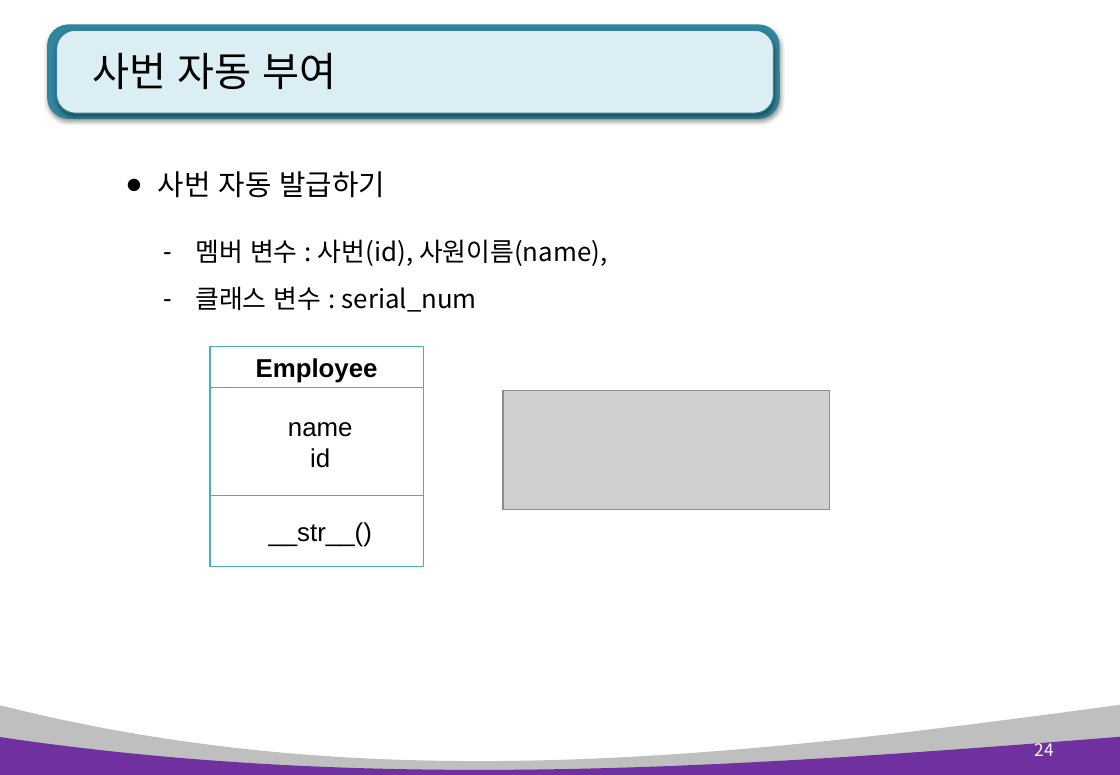
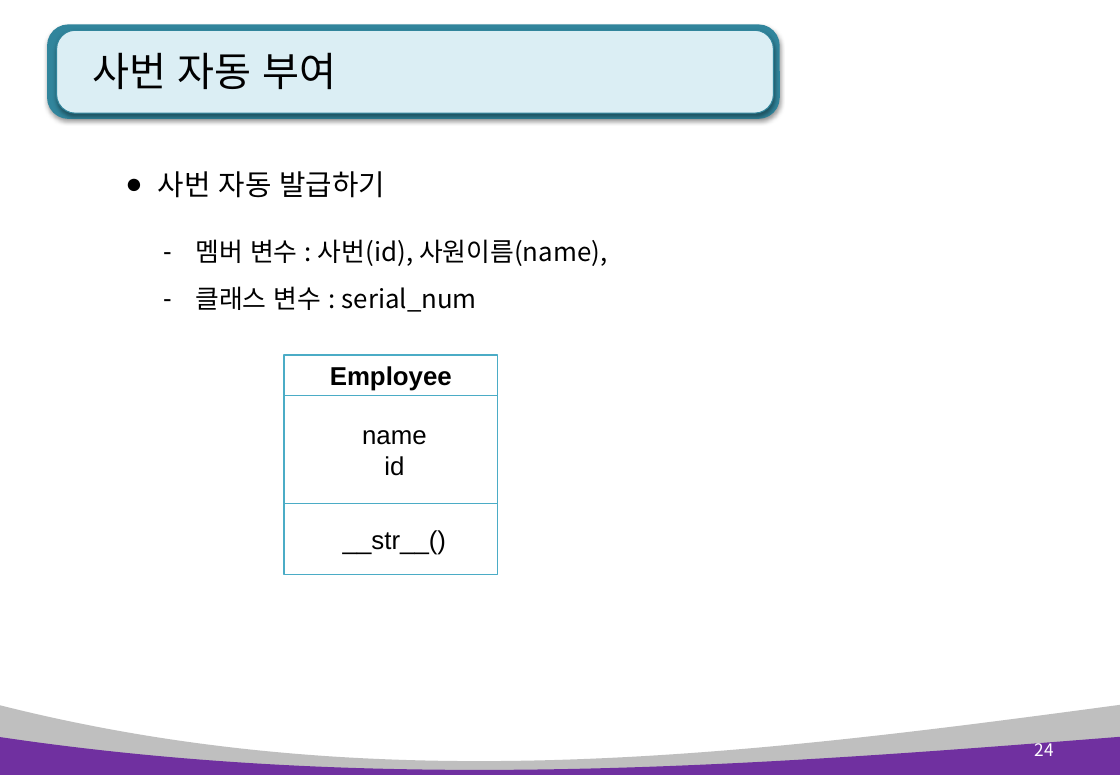
Before and after one commit to kiyongee2/green_project_web, a slide deck: slide 24 of python_ppt/Python 7장. 클래스와 상속 .pptx. Drawn at 1120x775 pixels with LibreOffice and Linux fonts; fonts in the diff are those of the drawing; grey boxes stand for pictures. Boxes give left, top, right and bottom in pixels: in the first picture for what was removed or moved away, otherwise in the second. Text is boxed around its words. In the diff, an @@ line names an element or a change of style, - is before the commit and + after.

```diff
--- a/python_ppt/Python 7장. 클래스와 상속 .pptx
+++ b/python_ppt/Python 7장. 클래스와 상속 .pptx
@@ 3 rectangles: place and size @@
-3 rectangles at bbox=[210, 347, 424, 568]
+3 rectangles at bbox=[284, 356, 498, 575]
@@ picture removed at bbox=[504, 391, 830, 510] @@
```
Also in this commit, not shown: 11 other slides changed, 3 slides added, 3 other files.
